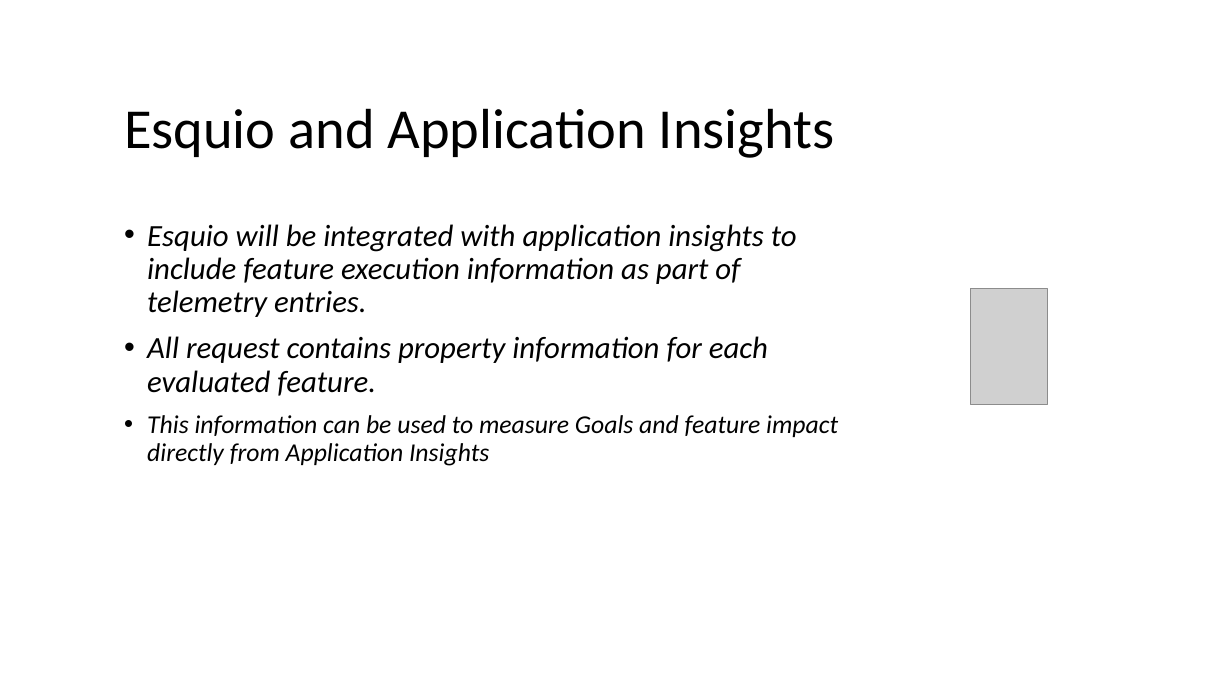
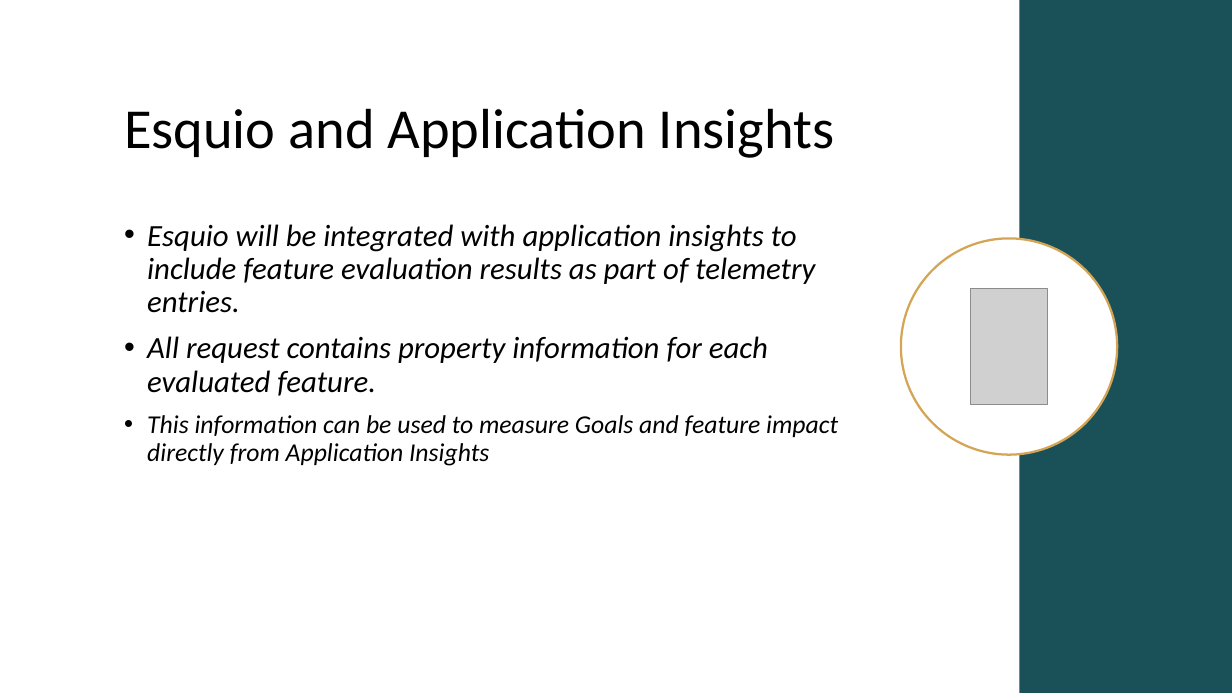
Before and after one commit to Xabaril/Esquio, a slide deck: slide 32 of docs/slides/esquio-overview-101.pptx (slide 29 before the commit). Drawn at 1232x693 pixels with LibreOffice and Linux fonts; fonts in the diff are those of the drawing; grey boxes stand for pictures. Boxes give left, top, right and bottom in pixels: in the first picture for what was removed or moved away, otherwise in the second. Text is boxed around its words. In the diff, an @@ line names an element or a change of style, - is before the commit and + after.

Commit message:
modify overview slides with more features to be released on 1.0

```diff
--- a/docs/slides/esquio-overview-101.pptx
+++ b/docs/slides/esquio-overview-101.pptx
@@ rectangle added at bbox=[1019, 0, 1232, 693], fill #1A5159 @@
@@ text at bbox=[147, 224, 815, 313]: text changed @@
-• Esquio will be integrated with application insights to include feature execution information as part of telemetry entries.
+• Esquio will be integrated with application insights to include feature evaluation results as part of telemetry entries.
@@ ellipse added at bbox=[901, 238, 1117, 455], fill #FFFFFF, outline #D5A556 1.75 pt @@
```
Also in this commit, not shown: 10 other slides changed, 6 slides added.
